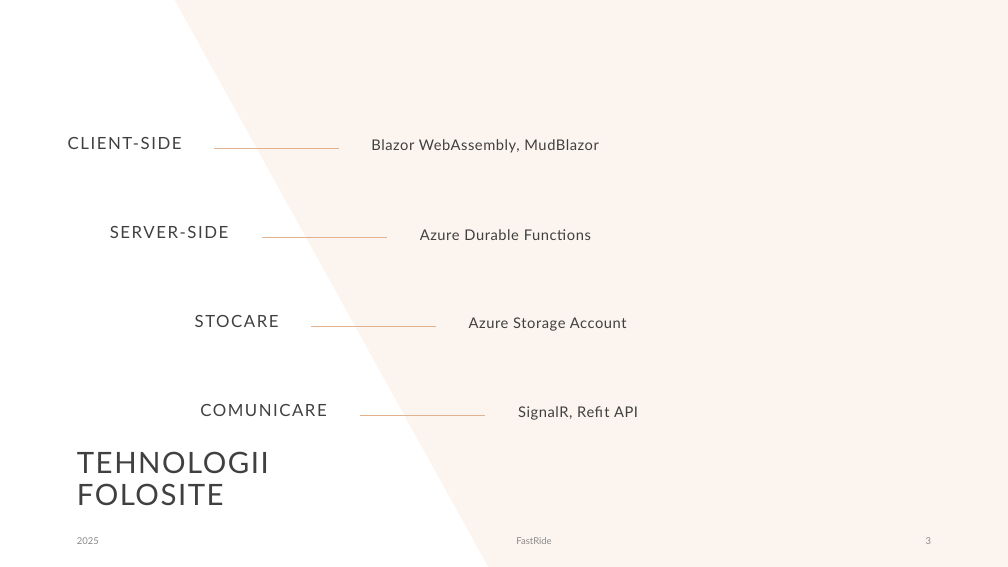
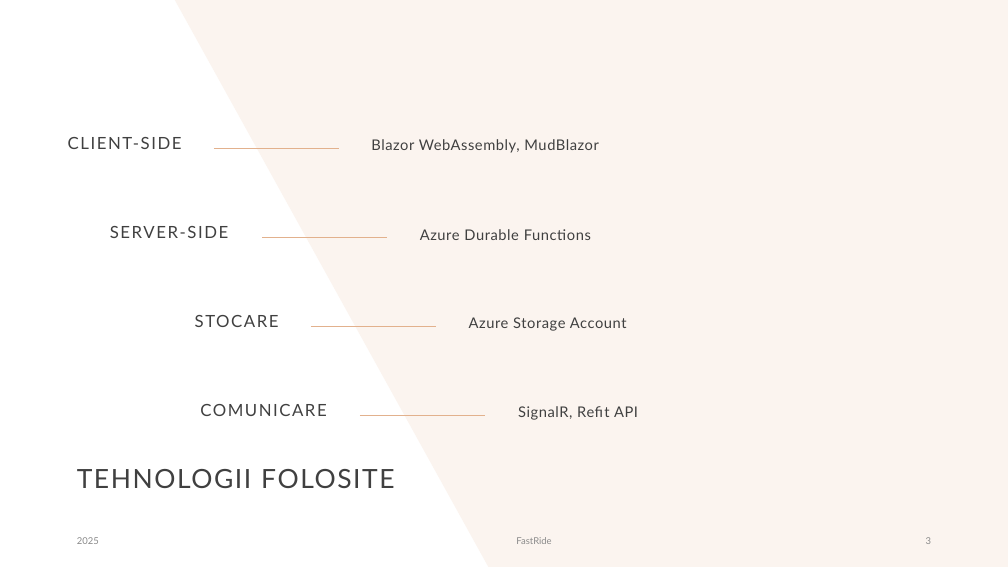
Before and after one commit to popescumadalin0/fast-ride, a slide deck: slide 3 of Documentation/FastRide-proiect-licenta-PopescuConstantinMadalin.pptx. Drawn at 1008x567 pixels with LibreOffice and Linux fonts; fonts in the diff are those of the drawing. Boxes give left, top, right and bottom in pixels: in the first picture for what was removed or moved away, otherwise in the second. Text is boxed around its words. In the diff, an @@ line names an element or a change of style, - is before the commit and + after.

```diff
--- a/Documentation/FastRide-proiect-licenta-PopescuConstantinMadalin.pptx
+++ b/Documentation/FastRide-proiect-licenta-PopescuConstantinMadalin.pptx
@@ title "TEHNOLOGII FOLOSITE" at (77, 469, 394, 488): size 28 to 25.2 pt @@
```
Also in this commit, not shown: 1 other slide changed, 4 other files.
